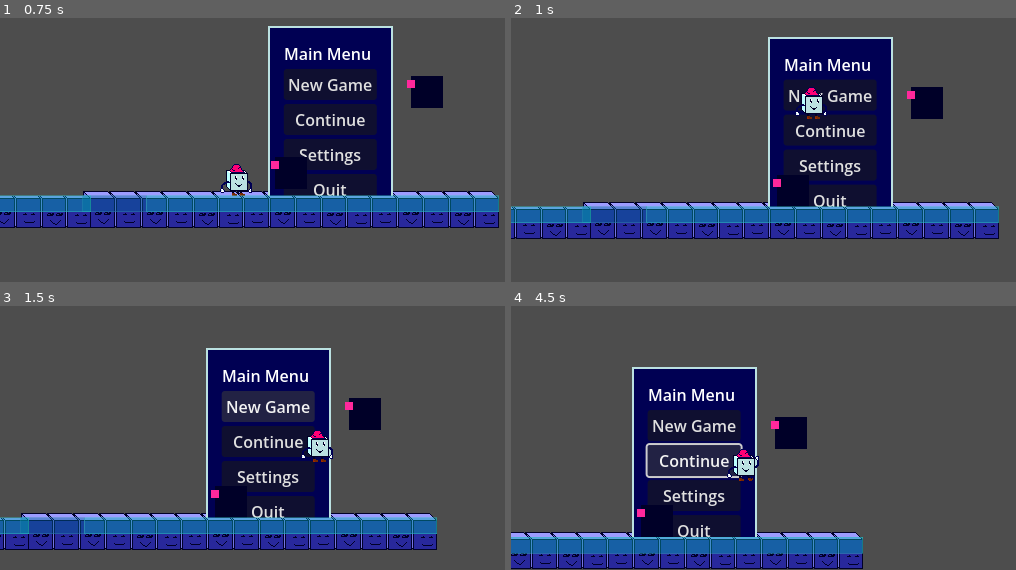
Above: before the commit, frames 1-4 (two rows, left to right).
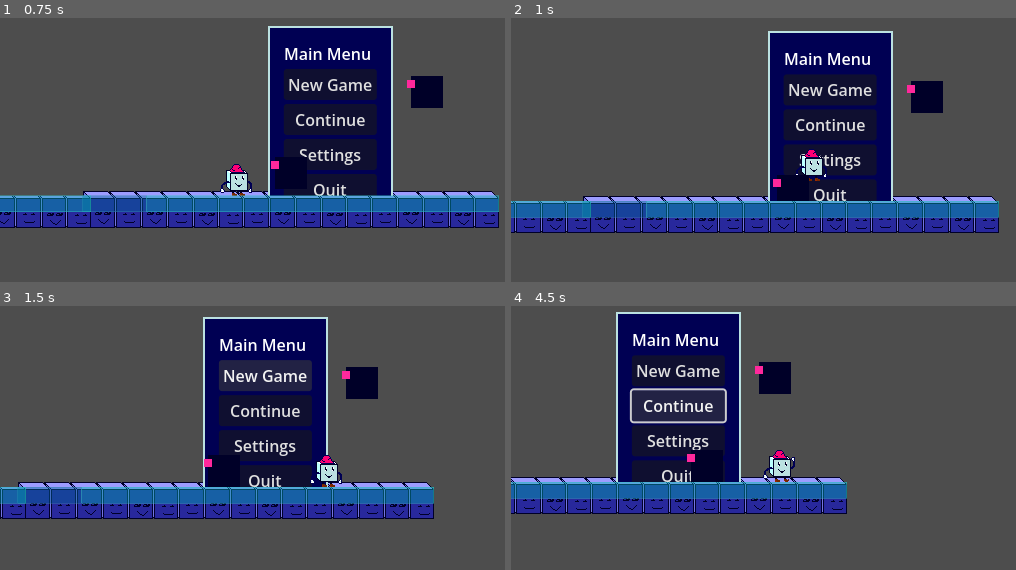
Above: after the commit, the same moments.

Repository: Doomn00b/Kewb
Game: Godot game, scene res://scenes/main.tscn
Two runs of this game, one before a commit and one after it. Both use one fixed random seed, a clock stepped at 60 frames per second and the inputs below. The engine's default icon, where the game draws it, is replaced by a stand-in: a white triangle on a blue panel in a dark square.
Inputs:
- Up to frame 1 (0.75 s): tap Enter (ui_accept) at 0.5 s; hold Right (move_forward) from 0.53 s (still down); hold X (charge) from 0.53 s (still down); tap Z (attack) at 0.6 s
- Up to frame 2 (1 s): keep holding Right (move_forward); keep holding X (charge); tap Space (jump) at 0.77 s
- Up to frame 3 (1.5 s): tap Space (jump) at 1.07 s; release Right (move_forward) at 1.25 s; release X (charge) at 1.25 s; click "New Game" at 1.25 s
- Up to frame 4 (4.5 s): click "New Game" at 2 s; click "Continue" at 2.75 s; click "Continue" at 3.5 s; hold Right (move_forward) from 4.28 s (still down); tap X (charge) at 4.35 s

Frame 1 is identical in both runs. In frame 2, 14% of the frame differs, in the area x 0-97%, y 4-84%; in frame 3, 33%; in frame 4, 37%, in the area x 0-70%, y 2-100%.

Commit message:
CODE: Removed dead code. Attempted to create a way to randomly idly walk. (which doesn't work yet)

Diff:
--- a/characters/Enemies/enemy.gd
+++ b/characters/Enemies/enemy.gd
@@ -1,12 +1,11 @@
 #TODO: Make enemy move slowly idly. Make enemy flip direction.
-	# Restore ability to get hurt
 
 class_name Enemy
 extends CharacterBody2D
 
-@export var Nmyspeed: int = 200 #We make a new variable: Enemy Speed, which is an Int with 200 as standard value.
-@export var NmyDmgArea: Area2D #We will store our NmyDmgArea here. (it's an Area2D)
-#@export var NmyHurtArea: Area2D #This
+@export var Erunspeed: int = 200 #We make a new variable: Enemy Speed, which is an Int with 200 as standard value.
+@export var Ewspeed: int = 80
+@export var EDmgArea: Area2D #We will store our EDmgArea here. (it's an Area2D)
 @export var base_damage : int = 1
 static var enemies_spawned : int = 0 #This variable determines how many enemies have spawned.
 
@@ -14,46 +13,49 @@
 var health = NMYMAX_HEALTH #We make a new variable based on the Health-constant.
 var playerChr #We make a new variable to represent the player
 var player_chase : bool = false #Represents the enemy chasing the player or not.
+var is_roaming : bool = true #Represents the enemy randomly walking around.
 var targets : Array[Node2D]
 var atk_raycast : RayCast2D
-var edge_rayL : RayCast2D
-var edge_rayR : RayCast2D
-
+var edge_rayL : RayCast2D #Left edge-raycast, to detect where a cliff is.
+var edge_rayR : RayCast2D #Right edge-raycast, to detect where a cliff is.
+var dead : bool = false #Determines if the enemy is dead or not.
 var before_1st_atk : Timer #This variable is the time between spotting the player and attacking.
+var direction_timer: Timer #A variable storing the time before the enemy changes direction when idling.
+var direction : Vector2
 
 func _ready() -> void:
-	before_1st_atk = $NmyCTimer #We define a timer to delay our 1st attack.
+	before_1st_atk = $ETimer #We define a timer to delay our 1st attack.
+	direction_timer = $DirTimer
 	playerChr = get_tree().get_first_node_in_group("playerGroup")
 	print_debug("Got the player from Tree.")
 	enemies_spawned += 1 #When we start the scene, enemy-count will go up.
-
-	NmyDmgArea.body_entered.connect(_on_pbody_ent_dmg) #Connecting Give-Damage-area.
-	#NmyDmgArea.body_exited.connect(_on_pbody_exi_dmg)
-	#NmyHurtArea.area_entered.connect(_on_pfist_ent_hurt) #Connecting Get-Hurt-area
-	#NmyHurtArea.area_exited.connect(_on_pfist_exi_hurt)
-
+	EDmgArea.body_entered.connect(_on_pbody_ent_dmg) #Connecting Give-Damage-area.
 	atk_raycast = $FlipNmy/NmyAtkRC #We give the raycast-object (from the node-tree) to our nmy-raycast variable.
-
 	edge_rayL = $FlipNmy/NmyEdgeL #Give the variable the left edge ray-cast
 	edge_rayR = $FlipNmy/NmyEdgeR #Give the variable the Right edge ray-cast
 
-
-
 func _physics_process(delta: float) -> void:
-	# Add the gravity.
-	_apply_gravity(delta)
-	#Check for the player
-	#_on_raydetect(atk_raycast)
-	#_on_notdetect(atk_raycast)
-	#End check
-	_rush_player(delta)
-	#Detect damages
-	#_on_pbody_ent_dmg()
-	#_on_pbody_exi_dmg()
-	#_on_pfist_ent_hurt()
-	#_on_pfist_exi_hurt()
+	_apply_gravity(delta) # Add the gravity.
+	_roaming(delta)
+	_rush_player(delta) #Run towards the player. (we check if we should run the function)
 	move_and_slide()
 
+func _roaming(delta):
+	#If we're not dead, not chasing the player, and standing on the floor, then...
+	if dead == false and self.is_on_floor() and player_chase == false:
+		velocity += direction * Ewspeed * delta
+		is_roaming = true
+	elif dead == true:
+		velocity.x = 0
+
+func _on_dir_timer_timeout() -> void:
+	direction_timer.wait_time = choose([1.5,2.0,2.5])
+	if player_chase == false:
+		direction = choose([Vector2.RIGHT, Vector2.LEFT])
+
+func choose(array): #This function is just for randomising things.
+	array.shuffle() #Shuffle around the values in the array randomly.
+	return array.front() #Take the current first value in the shuffled array.
 
 func _rush_player(_delta : float):
 	#Guardclause, to prevent attacking without player.
@@ -66,95 +68,38 @@
 
 	#Raycasting, for detecting the player.
 	if atk_raycast.is_colliding(): #If the raycast hits the player...
-		#var nmy_ray_query : Vector2 = atk_raycast.get_collision_point()
+		player_chase = true
 		before_1st_atk.start() #...we start a timer to delay the 1st attack.
 		await before_1st_atk.timeout #...which delays the below attack-code.
 		#If the enemy is touching the floor and we're not in Game Over, then...
 		if self.is_on_floor() and GameManager.instance.is_game_over == false :
-			var direction = (playerChr.position - self.position).normalized()
-			velocity.x = direction.x * Nmyspeed
+			direction = (playerChr.position - self.position).normalized()
+			velocity.x = direction.x * Erunspeed
 			#print("Detected player")
 			return
 	else:
-		velocity.x = 0.0 #Replace with Elif-statement: if not on floor and no ray-query, then 0.
-
-
+		return
 
 func _apply_gravity(delta : float):
 	if not is_on_floor() : #Do I need MORE in the condition?
 		var gravity = get_gravity() #We make a new temp-var, and base it on the get-gravity-function.
 		velocity.y += gravity.y * delta
 	else: #Otherwise, we...
-		#print("We didn't turn on gravity for Enemycube.")
 		return #...don't do anything. (no gravity-application)
 
-
-func _input(_event: InputEvent) -> void:
-	pass
-
-#Detecting the player, to chase them.
-#func _on_raydetect(node : RayCast2D) -> void:
-	#if atk_raycast.is_colliding() != null:
-		##Targetting the player
-		#if node.get_collision_mask_value(3): #If the body that entered the Area is in the Player-group...
-			#targets.append(node) #...then put it in the list of targets.
-			#player_chase = true #And make it clear we're chasing the player.
-			##print_debug("Chasing target on mask #3")
-#
-#func _on_notdetect(node : RayCast2D) -> void:
-	#if atk_raycast.is_colliding() == null:
-		##UN-targetting the player
-		#if node.get_collision_mask_value(!3): #If the body that entered the Area is in the Player-group...
-			#targets.erase(node) #...then put it in the list of targets.
-			#player_chase = false #And make it clear we're chasing the player.
-			#print_debug("Lost target.")
-##END Detecting the player.
 func take_damage(damage : int):
 	health -= damage #Enemy's health decreases by 5, per punch that connects.
 	print("Enemy Took Damage!")
 	if health <= 0: #If the enemy is out of health, he dies.
+		dead = true #We set the dead-bool to true.
+		print("Something killed the Cube-enemy!")
 		queue_free() #We free the enemy from memory... we destroy it.
-		print("Something killed the Cube-enemy!")
+
 
 #Giving damage to player.
 func _on_pbody_ent_dmg(node : Node2D) -> void:
 	if node is Player:
 		node.take_damage(base_damage)
-	#if node.is_in_group("playerGroup"): #If the body that entered the Area is in the Player-group...
-		#print_debug("We can damage player.")
-	#else:
-		#return
-
-#func _on_pbody_exi_dmg(node : Node2D) -> void:
-		##Stop damaging player.
-	#if node.is_in_group("playerGroup"):
-		#print_debug("Can't hurt player any more.")
-	#else:
-		#return
-#END Damaging player.
-
-#Getting HURT BY the player.
-#func _on_pfist_ent_hurt(node : Area2D) -> void:
-	#if node.is_in_group("playerDmgGroup"):
-		##_nmy_gethurt()
-		#print_debug("Enemy got hurt!")#
-		#
-#func _on_pfist_exi_hurt(node : Area2D) -> void:
-	#if node.is_in_group("playerDmgGroup"):
-		pass #Write way to stop getting hurt by player.
-
-##This is only supposed to run when the player is in range of hurting us.
-#func _nmy_gethurt():
-	#if Input.is_action_just_pressed("attack"): #If the player attacks...
-		##AND it's the player-damage zone that hits us...
-		#health -= 5 #Enemy's health decreases by 5, per punch that connects.
-		#print("Got punched by the Player!")
-		#if health <= 0: #If the enemy is out of health, he dies.
-			#queue_free() #We free the enemy from memory... we destroy it.
-			#print("Something killed the Cube-enemy!")
-			##Increase score when enemy dies.
-			##GameState.increase_score(10)
-#END getting hurt.
 
 func setup_enemy(pos : Vector2 = Vector2.ZERO): #A function that readies the enemy's properties in a level.
 	self.global_position = pos #Sets up the position of the enemy.
--- a/characters/Enemies/enemy_cube.tscn
+++ b/characters/Enemies/enemy_cube.tscn
@@ -13,15 +13,19 @@
 [sub_resource type="RectangleShape2D" id="RectangleShape2D_e7fn0"]
 size = Vector2(25, 34)
 
-[node name="EnemyCube" type="CharacterBody2D" unique_id=2049833632 node_paths=PackedStringArray("NmyDmgArea") groups=["enemyGroup"]]
+[node name="EnemyCube" type="CharacterBody2D" unique_id=2049833632 node_paths=PackedStringArray("EDmgArea") groups=["enemyGroup"]]
 z_index = 1
 y_sort_enabled = true
 collision_layer = 2
 script = ExtResource("1_fqm6r")
-NmyDmgArea = NodePath("FlipNmy/NmyDmgArea")
+EDmgArea = NodePath("FlipNmy/EDmgArea")
 metadata/_edit_group_ = true
 
-[node name="NmyCTimer" type="Timer" parent="." unique_id=1133709180]
+[node name="ETimer" type="Timer" parent="." unique_id=1133709180]
+wait_time = 0.8
+one_shot = true
+
+[node name="DirTimer" type="Timer" parent="." unique_id=1800211472]
 wait_time = 0.8
 one_shot = true
 
@@ -39,11 +43,11 @@
 position = Vector2(-16, -8)
 texture = ExtResource("3_ivb5h")
 
-[node name="NmyDmgArea" type="Area2D" parent="FlipNmy" unique_id=389465481 groups=["enemyDmgGroup"]]
+[node name="EDmgArea" type="Area2D" parent="FlipNmy" unique_id=389465481 groups=["enemyDmgGroup"]]
 collision_layer = 0
 collision_mask = 4
 
-[node name="NmyDmgZone" type="CollisionShape2D" parent="FlipNmy/NmyDmgArea" unique_id=485172445 groups=["enemyDmgGroup"]]
+[node name="EDmgZone" type="CollisionShape2D" parent="FlipNmy/EDmgArea" unique_id=485172445 groups=["enemyDmgGroup"]]
 position = Vector2(-14.5, -3)
 shape = SubResource("RectangleShape2D_ivb5h")
 debug_color = Color(0.90518546, 0.17105508, 0.6280246, 0.41960785)
@@ -63,9 +67,11 @@
 collision_mask = 4
 
 [node name="NmyEdgeL" type="RayCast2D" parent="FlipNmy" unique_id=980637611]
-position = Vector2(-16, 16)
+position = Vector2(-18, 16)
 target_position = Vector2(0, 16)
 
 [node name="NmyEdgeR" type="RayCast2D" parent="FlipNmy" unique_id=1977908662]
 position = Vector2(16, 16)
 target_position = Vector2(0, 16)
+
+[connection signal="timeout" from="DirTimer" to="." method="_on_dir_timer_timeout"]
--- a/characters/Player/fist.gd
+++ b/characters/Player/fist.gd
@@ -3,17 +3,7 @@
 @export var speed : int = 200 #We create a new variable to define the speed. Pixels per second. It's visible in the editor.
 @export var damage : int = 5
 
-	#The position of the laser on the y-axis is based on our speed-variable.
-	#self.position.x += speed * _delta #We make the position change independent of the frame-rate.
-
-#Pseudo-code: touches Enemy, destroys self and enemy.
-
-
 func _on_body_entered(_enemy : Node2D) -> void:
 	print("Punched an enemy!") # Message to make sure the fist-collision happens.
 	if _enemy is Enemy:
 		_enemy.take_damage(damage)
-	#If it hit an enemy.
-
-	#if _enemyArea.is_in_group("enemyGroup"): #If the object is tagged with _enemyArea and is a part of the tag-group enemyGroup, then...
-		#self.queue_free() #We remove the laser from memory, we destroy it.
--- a/characters/Player/player.gd
+++ b/characters/Player/player.gd
@@ -2,12 +2,11 @@
 #Get input from 1. _input, and 2. _process_physics & save results to member variables.
 #→Detects input every frame for smooth controls.
 
-#TODO: Fix spawned fist moving away. Make it flip with player.
-
+#TODO:
 
 class_name Player
 extends CharacterBody2D
-
+#These Enums define the different movement-states the player can have.
 enum MovementState {
 	IDLE,
 	WALKING,
@@ -35,7 +34,6 @@
 const ACCELERATION : float = 9.8
 
 @export var fist_tscn: PackedScene #We make sure that the editor knows the fist-scene/prefab is a scene/prefab.
-
 @export var walking_speed: int = 150
 @export var running_speed: int = 300
 @export var walk_jump_vel: int = -400
@@ -48,7 +46,6 @@
 var move_dir : Vector2 :
 	set(new_dir):
 		move_dir = new_dir
-#var player_pos : Transform2D
 var is_grounded : bool = false #Boolean that tells if the player is grounded.
 var move_locked : bool = false #Boolean that says if the player can move.
 
@@ -58,9 +55,7 @@
 
 var current_move_state = MovementState.IDLE #We make a new var to describe the basic state...Idle.
 var current_anim_state = AnimationState.PAIDLE
-#These enums define the different movement-states player can have.
-
-#@onready var anim : AnimationPlayer = %AnimationPlayer
+
 
 var anim : AnimationPlayer
 var fist_time : Timer
@@ -88,7 +83,7 @@
 
 	#If we're holding charge while walking, and moving, then...
 	if Input.is_action_pressed("charge") and move_dir.x:
-		#print_debug("player is holding charge")
+		#print_debug("player is running")
 		current_move_state = MovementState.RUNNING #...we start running.
 
 func _player_attack():
@@ -110,11 +105,8 @@
 		await fist_time.timeout
 		fist.queue_free()
 
-
-
 #Physics Process Delta is a fixed Update, happens 60/1.
 func _physics_process(delta: float) -> void: #I picked physics, since this is movement.
-
 	#--Guard-clause, if we're not supposed to move, then we can't use the controls.
 	if move_locked: #If the move_locked bool has become true (i.e we're in a locked state)...
 		return #...then don't do the below stuff.
@@ -122,23 +114,26 @@
 
 	# Add the gravity.
 	_apply_gravity(delta)
-	#_jump(delta)
-
-	# Player presses jump -> Kewb jumps.
+	_jumping(delta)
+	apply_movement(delta) #We run the movement-state switch.
+	update_animation() #We update the animation.
+	#camera_control() #We adjust the camera.
+	move_and_slide()
+
+func _jumping(_delta: float) -> void:
+		# Player presses jump -> Kewb jumps.
 	if Input.is_action_just_pressed("jump") and is_on_floor():
 		velocity.y = walk_jump_vel
+		current_anim_state = AnimationState.PAJUMP
 		_unground_player() #We make sure to say the player isn't grounded.
 		print_debug("Player jumped")
 	#Jump higher
 	if Input.is_action_just_pressed("jump") and Input.is_action_pressed("charge") and is_on_floor(): #If we're also holding charge...
 		velocity.y = run_jump_vel
+		current_anim_state = AnimationState.PAJUMP
 		_unground_player()
 		print_debug("Player jumped higher")
 
-	apply_movement(delta) #We run the movement-state switch.
-	update_animation() #We update the animation.
-	#camera_control() #We adjust the camera.
-	move_and_slide()
 
 func apply_movement(delta : float): #Let's do a switch, aka a match, instead of 10k if-statements.
 
@@ -148,17 +143,14 @@
 			_apply_gravity(delta)
 			current_anim_state = AnimationState.PAIDLE
 		MovementState.WALKING:
-			#SPEED = walking_speed
 			velocity.x = (move_dir * walking_speed).x #When walking our velocity should be the input from move_dir
 			_apply_gravity(delta)
 			current_anim_state = AnimationState.PAWALK
 		MovementState.RUNNING:
-			#SPEED = running_speed
 			velocity.x = (move_dir * running_speed).x
 			_apply_gravity(delta)
 			current_anim_state = AnimationState.PARUN
 			print_debug("Running!")
-
 		MovementState.AIRBORNE:
 			pass
 		MovementState.UNDERWATER:
@@ -197,20 +189,12 @@
 	else: #Otherwise, we...
 		return #...don't do anything. (no gravity-application)
 
-#The below is for killing the player.
-#func _on_detection_area_entered(_enemyArea: Area2D) -> void:
-	#if _enemyArea.is_in_group("enemyDmgGroup"):
-		#health -= 1 #Player's health decreases according to variable, per punch that connects.
-		#print("Got punched by the Enemy!")
-		#if health <= 0: #If you run out of health, or if it goes negative, then...
-			#self.queue_free() #...destroy the Player by removing from memory.
-			#print_debug("Player died.")
-			#GameManager.instance.is_game_over = true #Error if not run from Main, expected
-
 func take_damage(damage : int):
 	health -= damage #Player's health decreases according to variable, per punch that connects.
 	print("Player Took Damage!")
 	if health <= 0: #If you run out of health, or if it goes negative, then...
+		current_anim_state = AnimationState.PADEAD #We set the current animation-state to DEAD. ( we play the death-animation)
+		#Do I need a TIMER here, and an AWAIT?
 		self.queue_free() #...destroy the Player by removing from memory.
 		print_debug("Player died.")
 		GameManager.instance.is_game_over = true
@@ -231,22 +215,6 @@
 	#Update the last direction variable.
 	last_direction = current_direction
 
-#func camera_control():
-	#match CameraLimits :
-		#CameraLimits.RDCAMLIM: #Right-Direction Camera-Limits
-			#$Camera2D.limit_left = -90 #10 pixels more than camera-offset.
-			#$Camera2D.limit_bottom = 328 #40 pixels more than ref-rez Y.
-			#$Camera2D.limit_top = 30 #10 pixels less than camera-offset.
-			#$Camera2D.limit_right = 432 #80 pixels less than ref-rez X.
-			#print_debug("Set Right Camlimits")
-			#
-		#CameraLimits.LDCAMLIM: #Left-Direction Camera-Limits
-			#$Camera2D.limit_left = 70 #10 pixels LESS than camera-offset.
-			#$Camera2D.limit_bottom = 328 #40 pixels more than ref-rez Y.
-			#$Camera2D.limit_top = 30
-			#$Camera2D.limit_right = 592 #80 pixels more than ref-rez X.
-			#print_debug("Set LEFT Camlimits")
-
 func _ground_player():
 	is_grounded = true
 	velocity.y = walk_jump_vel #Make sure player looses ability to jump high.
--- a/scenes/KewbTest1.tscn
+++ b/scenes/KewbTest1.tscn
@@ -59,7 +59,7 @@
 sources/1 = SubResource("TileSetAtlasSource_j8rsw")
 
 [sub_resource type="RectangleShape2D" id="RectangleShape2D_j8rsw"]
-size = Vector2(64, 16)
+size = Vector2(232, 16)
 
 [sub_resource type="RectangleShape2D" id="RectangleShape2D_q3et8"]
 size = Vector2(32, 16)
@@ -131,6 +131,7 @@
 metadata/_edit_group_ = true
 
 [node name="CollisionShape2D" type="CollisionShape2D" parent="Testblock2" unique_id=1602164098]
+position = Vector2(-84, 0)
 shape = SubResource("RectangleShape2D_j8rsw")
 
 [node name="RigidBody2D" type="StaticBody2D" parent="." unique_id=1679305098]
